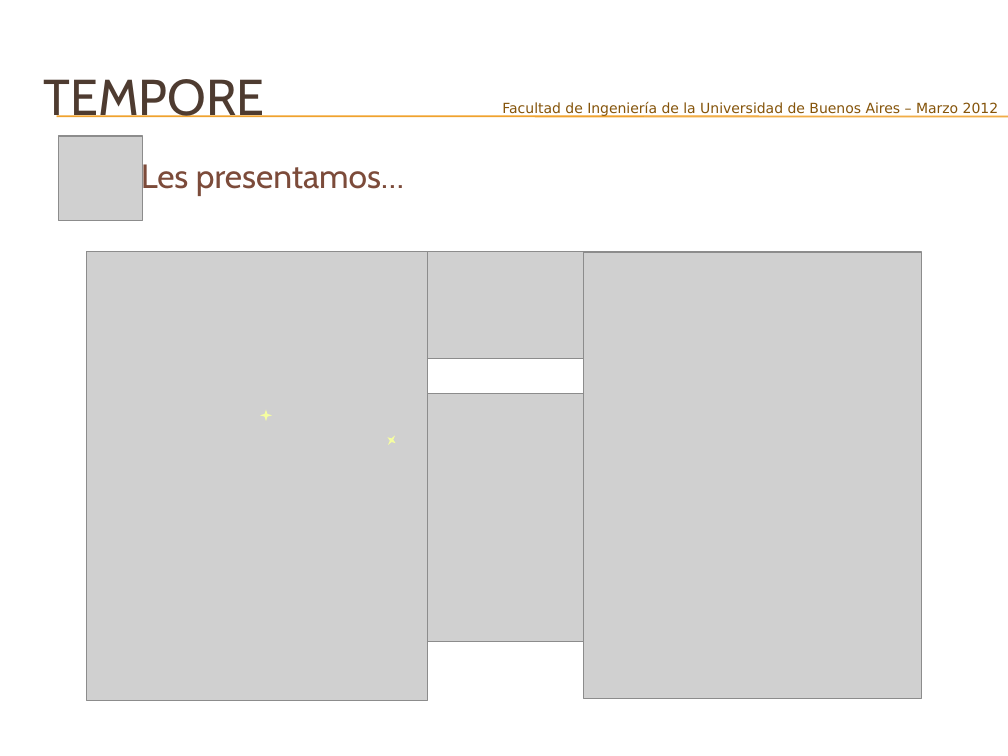
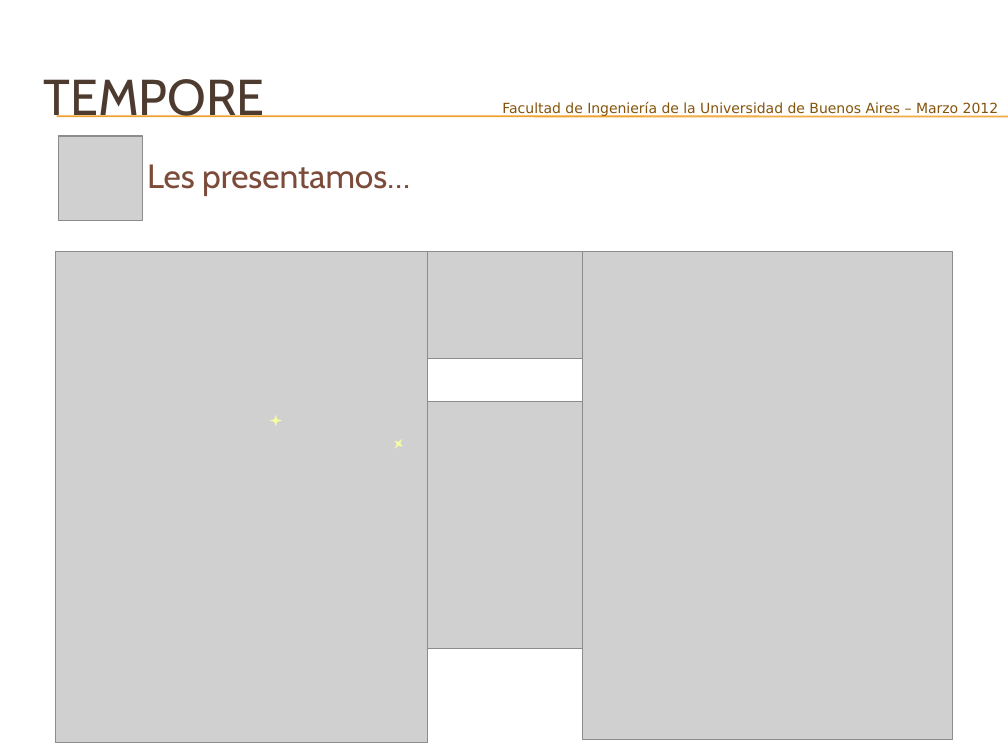
Before and after one commit to joshishimla99/tempore, a slide deck: slide 4 of docs/Presentacion Final/Tempore – Manejá tus tiempos-V2.pptx. Drawn at 1008x756 pixels with LibreOffice and Linux fonts; fonts in the diff are those of the drawing; grey boxes stand for pictures; background and template pictures are left out. Boxes give left, top, right and bottom in pixels: in the first picture for what was removed or moved away, otherwise in the second. Text is boxed around its words. In the diff, an @@ line names an element or a change of style, - is before the commit and + after.

```diff
--- a/docs/Presentacion Final/Tempore – Manejá tus tiempos-V2.pptx
+++ b/docs/Presentacion Final/Tempore – Manejá tus tiempos-V2.pptx
@@ text "Les presentamos…" rewrapped from (141,160,404,196) to (147,164,410,196) @@
@@ picture: place and size @@
-picture at (87,251,427,701)
+picture at (55,251,428,743)
@@ picture: place and size @@
-picture at (584,252,921,699)
+picture at (583,252,953,740)
@@ 2 stars, 1 picture: place and size @@
-2 stars, 1 picture at (221,394,780,642)
+2 stars, 1 picture at (231,401,790,649)
```
Also in this commit, not shown: 9 other slides changed, 1 slide removed.
